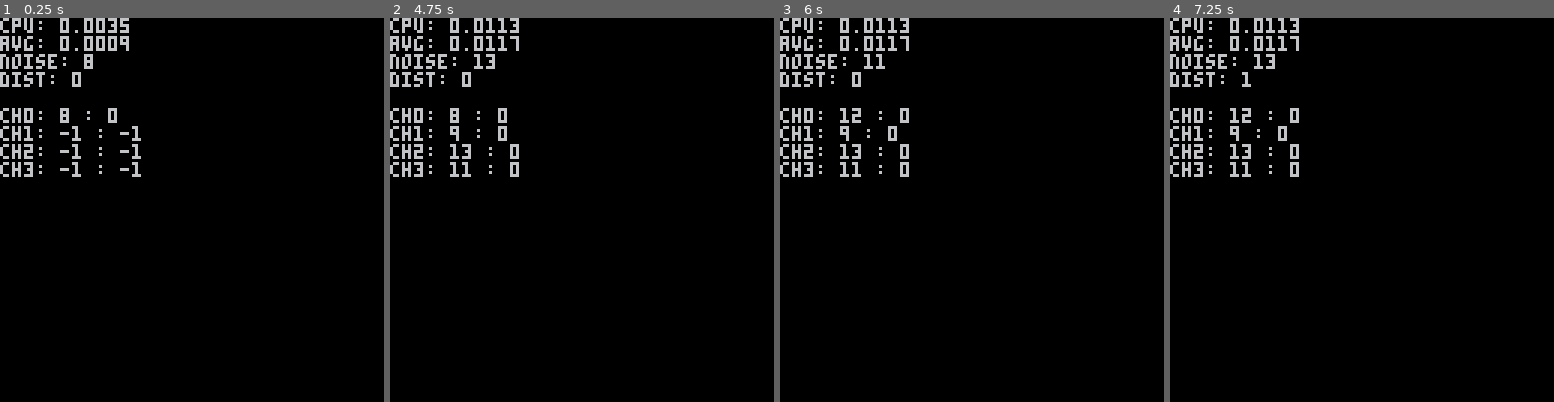
Above: before the commit, frames 1-4 (left to right).
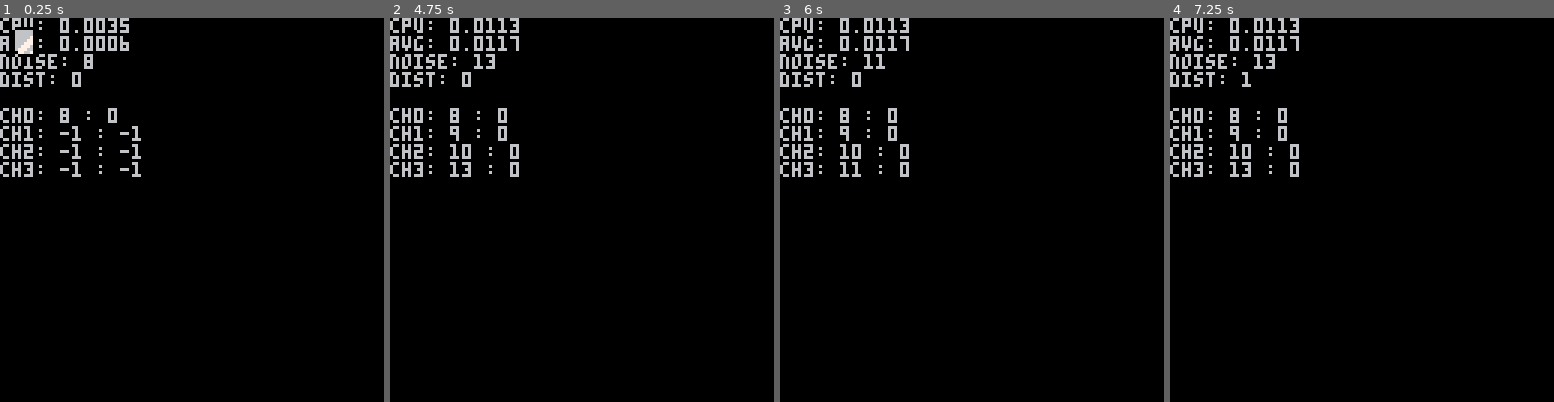
Above: after the commit, the same moments.

Repository: freds72/daggers
Game: PICO-8 cartridge audio/distancetest.p8
Two runs of this game, one before a commit and one after it. Both use one fixed random seed, a clock stepped at 60 frames per second and the inputs below.
Inputs:
- Up to frame 1 (0.25 s): no input
- Up to frame 2 (4.75 s): hold Right 1.6-2.1 s; hold Up 2.15-2.42 s; hold Right 2.47-3.03 s; hold Left 3.08-3.58 s; hold Down 3.63-3.97 s; hold Right 4.02-4.68 s; hold Up from 4.73 s (still down)
- Up to frame 3 (6 s): release Up at 5.03 s; hold Left 5.08-5.68 s; hold Down from 5.73 s (still down)
- Up to frame 4 (7.25 s): release Down at 6.03 s; hold Right 6.08-6.58 s; hold Right 6.63-7.13 s; hold Up from 7.18 s (still down)

The runs differ from the first frame. In frame 1, 0.3% of the frame differs, in the area x 3-34%, y 2-11%; in frame 2, less than 0.1%; in frame 3, 0.3%; in frame 4, 0.4%, in the area x 15-34%, y 23-41%.

Commit message:
ADD - audio/noisedata.p8

Diff:
--- a/audio/distancetest.p8
+++ b/audio/distancetest.p8
@@ -3,6 +3,10 @@
 __lua__
 --devil daggers sfx
 --by ridgek
+
+--# notice! #
+--run this cart with
+--root_path set to project root
 
 --0x4300-0x431f: sfx effect bytes (title.lua)
 --0x4324-0x47a3: note high bytes (title.lua)
@@ -13,60 +17,9 @@
 --0x4ba4-0x4ca3: note high bytes attn 1 (title.lua)
 --0x4ca4-0x4da3: note high bytes attn 2 (title.lua)
 
---copy sfx 08-43 data
-for i = 0, 35 do
-		local offset = i * 68
-
-		--copy sfx byte
-		poke(0x4300 + i, @(0x3420 + offset + 64))
-
-		--copy note high bytes
-		for j = 0, 31 do
-				poke(0x4324 + (i * 32) + j, @(0x3420 + offset + (j * 2) + 1))
-		end
-end
-
----pre-calculate dampened sfx effect bytes
---loop attenuation levels
-for attn = 0, 2 do
-		--loop all possible bytes
-		for i = 0, 255 do
-				local byte = i
-
-				--set editormode + noiz + buzz
-				byte = i & 0b111
-				--set detune
-				byte += (i \ 8 % 3) * 8
-				--set reverb
-				--@todo test this
-				--byte += max(byte \ 24 % 3, attn) * 24
-				byte += (i \ 24 % 3) * 24
-				--set dampen
-				byte += attn * 72
-
-				poke(0x47a4 + (attn * 256) + i, byte)
-		end
-end
-
----pre-calculate attenuated chatter high bytes
---loop attenuation levels
-for attn = 0, 2 do
-		--loop all possible bytes
-		for i = 0, 255 do
-				local byte = i
-				--decoded volume bits of byte
-				local vol = (i & 0b00001110) >>> 1
-
-				--re-encode byte if vol > 1
-				if (vol > 1) then
-						local new_vol = vol - attn
-
-						byte = (i & 0b11110001) | (new_vol << 1)
-				end
-
-				poke(0x4aa4 + (256 * attn) + i, byte)
-		end
-end
+--get assets
+reload(0x3100, 0x3100, 0x1300, "./sfx.p8")
+reload(0x4300, 0x0000, 36 + (32 * 36) + 0x300 + 0x300, "./noisedata.p8")
 
 dist = 0
 noise = 8
--- /dev/null
+++ b/audio/noisedata.p8
@@ -0,0 +1,51 @@
+pico-8 cartridge // http://www.pico-8.com
+version 41
+__lua__
+--# notice! #
+--cartdata is automatically
+--generated by ./sfx.p8
+…(45 lines of a section not shown)…
--- a/audio/sfx.p8
+++ b/audio/sfx.p8
@@ -11,6 +11,70 @@
 
 --copy all sfx/music to daggers.p8
 cstore(0x3100,0x3100,0x1200,"../carts/freds72_daggers.p8")
+
+---prepare noise engine data
+--0x0000-0x23: sfx effect bytes (title.lua)
+--0x0024-0x04a3: note high bytes (title.lua)
+--0x04a4-0x05a3: sfx effect bytes damp 0 (title.lua)
+--0x05a4-0x0603: sfx effect bytes damp 1 (title.lua)
+--0x06a4-0x07a3: sfx effect bytes damp 2 (title.lua)
+--0x07a4-0x08a3: note high bytes attn 0 (title.lua)
+--0x08a4-0x09a3: note high bytes attn 1 (title.lua)
+--0x09a4-0x0aa3: note high bytes attn 2 (title.lua)
+for sfx_idx = 8, 43 do
+		local offset = sfx_idx * 68
+
+		--write effect byte
+		local effect_byte = @(0x3200 + offset + 64)
+
+		poke(0x0000 + (sfx_idx - 8), effect_byte)
+
+		--write note high bytes
+		for note_idx = 0, 31 do
+			local hi_byte = @(0x3200 + offset + (note_idx * 2) + 1)
+
+			poke(0x0024 + ((sfx_idx - 8) * 32) + note_idx, hi_byte)
+		end
+end
+
+--loop attenuation levels
+for attn = 0, 2 do
+		--loop all possible bytes
+		for i = 0, 255 do
+				local byte = i
+
+				--set editormode + noiz + buzz
+				byte = i & 0b111
+				--set detune
+				byte += (i \ 8 % 3) * 8
+				--set reverb
+				--@todo test this
+				--byte += max(byte \ 24 % 3, attn) * 24
+				byte += (i \ 24 % 3) * 24
+				--set dampen
+				byte += attn * 72
+
+				poke(0x04a4 + (attn * 256) + i, byte)
+		end
+end
+
+--loop attenuation levels
+for attn = 0, 2 do
+		--loop all possible bytes
+		for i = 0, 255 do
+				local byte = i
+				--decoded volume bits of byte
+				local vol = (i & 0b00001110) >>> 1
+				local new_vol = max(1, vol - attn)
+
+				byte = (i & 0b11110001) | (new_vol << 1)
+
+				poke(0x07a4 + (256 * attn) + i, byte)
+		end
+end
+
+--copy noise engine data to noise.p8
+cstore(0, 0, 36 + (32 * 36) + 0x0300 + 0x0300, "./noisedata.p8")
 
 --copy chatter sfx to chatter.p8
 cstore(0x3420,0x3420, 20 * 68, "./chatter.p8")
Not shown, changed: 128 lines of the sprite sheet (__gfx__) section of audio/distancetest.p8
Not shown, changed: the music (__music__) section of audio/distancetest.p8
Not shown, changed: the sound effects (__sfx__) section of audio/distancetest.p8
Not shown, changed: 44 lines of the sprite sheet (__gfx__) section of audio/noisedata.p8
